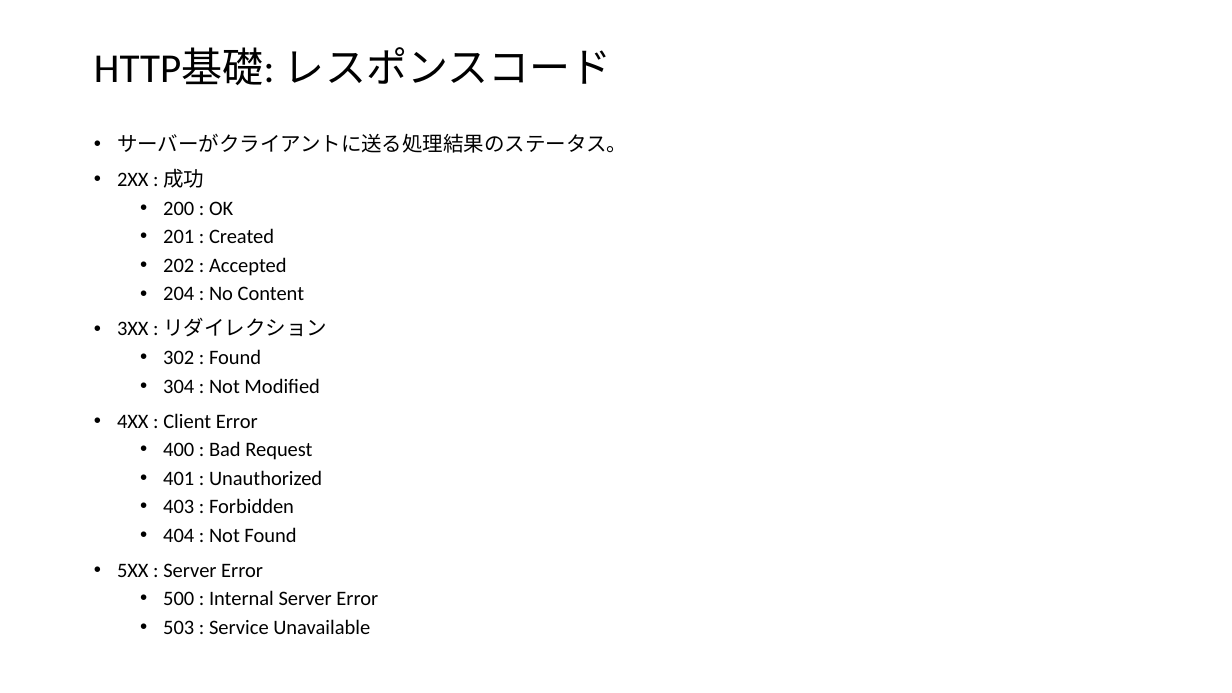
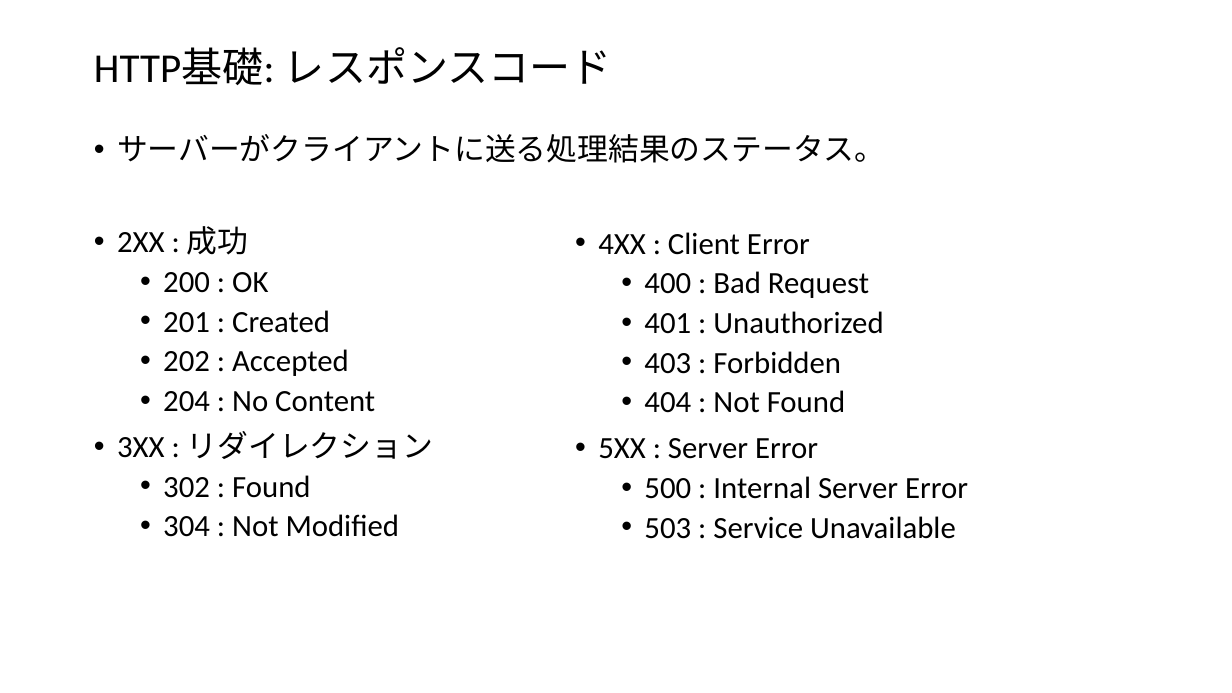
Before and after one commit to yuichi110/nutanix_restapi_bootcamp, a slide deck: slide 6 of lesson01.pptx. Drawn at 1232x693 pixels with LibreOffice and Linux fonts; fonts in the diff are those of the drawing. Boxes give left, top, right and bottom in pixels: in the first picture for what was removed or moved away, otherwise in the second. Text is boxed around its words. In the diff, an @@ line names an element or a change of style, - is before the commit and + after.

```diff
--- a/lesson01.pptx
+++ b/lesson01.pptx
@@ text "サーバーがクライアントに送る処理結果のステータス。" at (117,134,885,537): size 16 to 24 pt @@
@@ text added at (598,232,968,539), 24 pt, text #000000 @@
+• 4XX : Client Error
+  • 400 : Bad Request
+  • 401 : Unauthorized
+  • 403 : Forbidden
+  • 404 : Not Found
+• 5XX : Server Error
+  • 500 : Internal Server Error
+  • 503 : Service Unavailable
@@ text at (117,413,378,634): paragraphs removed @@
-• 4XX : Client Error
-  • 400 : Bad Request
-  • 401 : Unauthorized
-  • 403 : Forbidden
-  • 404 : Not Found
-• 5XX : Server Error
-  • 500 : Internal Server Error
-  • 503 : Service Unavailable
```
Also in this commit, not shown: 13 other slides changed, 4 slides added, 7 other files.
